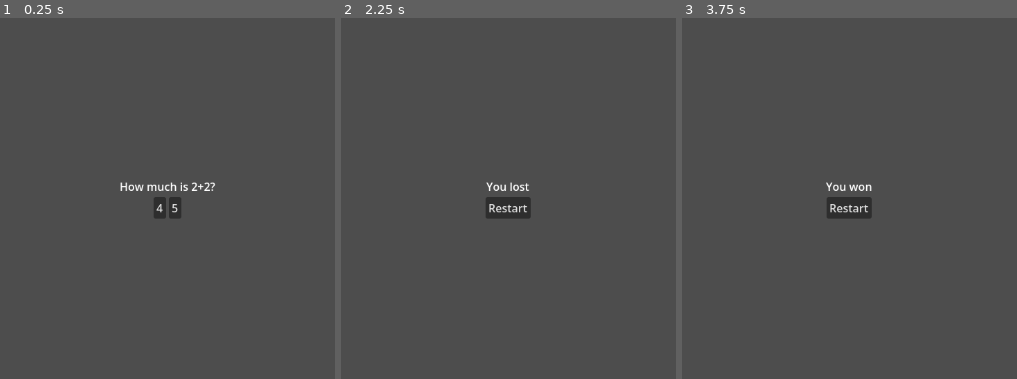
Above: before the commit, frames 1-3 (left to right).
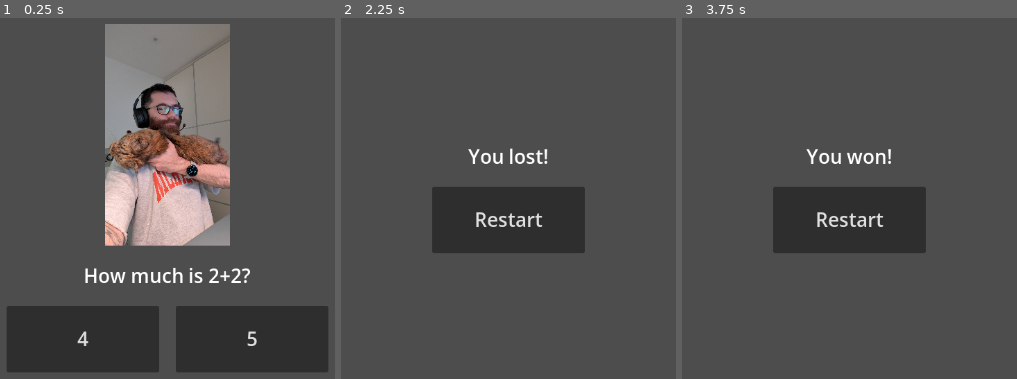
Above: after the commit, the same moments.

Repository: maxarvan/GameAsPresent
Game: Godot game, scene res://scenes/main.tscn
Two runs of this game, one before a commit and one after it. Both use one fixed random seed, a clock stepped at 60 frames per second and the inputs below.
Inputs:
- Up to frame 1 (0.25 s): no input
- Up to frame 2 (2.25 s): click "4" at 0.5 s; click "Restart" at 1.25 s; click "5" at 2 s
- Up to frame 3 (3.75 s): click "Restart" at 2.75 s; click "4" at 3.5 s

The runs differ from the first frame. In frame 1, 40% of the frame differs, in the area x 2-98%, y 1-99%; in frame 2, 8.2%; in frame 3, 8.2%.

Commit message:
Drive quiz content from data/quiz.json and data/photo.jpg at runtime
Question, answer options, and result messages are no longer hardcoded
in the scene - they're fetched over HTTP from quiz.json and photo.jpg,
which sit next to index.html and are excluded from Godot's resource
scan (data/.gdignore). Editing the JSON or swapping the photo needs no
Godot rebuild, just a redeploy.

Also fixes canvas_resize_policy (was leaving the game at a fixed
1152x648 regardless of window size) so the layout actually adapts to
phone-sized viewports, and enlarges buttons for touch targets.

Diff:
--- /dev/null
+++ b/data/quiz.json
@@ -0,0 +1,8 @@
+{
+  "photo": "photo.jpg",
+  "question": "How much is 2+2?",
+  "right_answer": "4",
+  "wrong_answer": "5",
+  "right_message": "You won!",
+  "wrong_message": "You lost!"
+}
--- a/scenes/main.tscn
+++ b/scenes/main.tscn
@@ -21,37 +21,58 @@
 
 [node name="VBoxContainer" type="VBoxContainer" parent="CenterContainer"]
 layout_mode = 2
+theme_override_constants/separation = 24
 alignment = 1
+
+[node name="PhotoRect" type="TextureRect" parent="CenterContainer/VBoxContainer"]
+custom_minimum_size = Vector2(320, 320)
+layout_mode = 2
+size_flags_horizontal = 4
+expand_mode = 1
+stretch_mode = 5
 
 [node name="QuestionLabel" type="Label" parent="CenterContainer/VBoxContainer"]
 layout_mode = 2
+theme_override_font_sizes/font_size = 28
 horizontal_alignment = 1
 text = "How much is 2+2?"
 
 [node name="HBoxContainer" type="HBoxContainer" parent="CenterContainer/VBoxContainer"]
 layout_mode = 2
+theme_override_constants/separation = 24
 alignment = 1
 
-[node name="Button4" type="Button" parent="CenterContainer/VBoxContainer/HBoxContainer"]
+[node name="RightButton" type="Button" parent="CenterContainer/VBoxContainer/HBoxContainer"]
+custom_minimum_size = Vector2(220, 96)
 layout_mode = 2
+theme_override_font_sizes/font_size = 28
 text = "4"
 
-[node name="Button5" type="Button" parent="CenterContainer/VBoxContainer/HBoxContainer"]
+[node name="WrongButton" type="Button" parent="CenterContainer/VBoxContainer/HBoxContainer"]
+custom_minimum_size = Vector2(220, 96)
 layout_mode = 2
+theme_override_font_sizes/font_size = 28
 text = "5"
 
 [node name="ResultLabel" type="Label" parent="CenterContainer/VBoxContainer"]
 visible = false
 layout_mode = 2
+theme_override_font_sizes/font_size = 28
 horizontal_alignment = 1
 text = ""
 
 [node name="RestartButton" type="Button" parent="CenterContainer/VBoxContainer"]
 visible = false
+custom_minimum_size = Vector2(220, 96)
 layout_mode = 2
+theme_override_font_sizes/font_size = 28
 size_flags_horizontal = 4
 text = "Restart"
 
-[connection signal="pressed" from="CenterContainer/VBoxContainer/HBoxContainer/Button4" to="." method="_on_button_4_pressed"]
-[connection signal="pressed" from="CenterContainer/VBoxContainer/HBoxContainer/Button5" to="." method="_on_button_5_pressed"]
+[node name="QuizRequest" type="HTTPRequest" parent="."]
+
+[node name="PhotoRequest" type="HTTPRequest" parent="."]
+
+[connection signal="pressed" from="CenterContainer/VBoxContainer/HBoxContainer/RightButton" to="." method="_on_right_button_pressed"]
+[connection signal="pressed" from="CenterContainer/VBoxContainer/HBoxContainer/WrongButton" to="." method="_on_wrong_button_pressed"]
 [connection signal="pressed" from="CenterContainer/VBoxContainer/RestartButton" to="." method="_on_restart_button_pressed"]
--- a/scripts/main.gd
+++ b/scripts/main.gd
@@ -1,20 +1,87 @@
 extends Control
 
+@onready var photo_rect: TextureRect = $CenterContainer/VBoxContainer/PhotoRect
 @onready var question_label: Label = $CenterContainer/VBoxContainer/QuestionLabel
 @onready var answers_box: HBoxContainer = $CenterContainer/VBoxContainer/HBoxContainer
+@onready var right_button: Button = $CenterContainer/VBoxContainer/HBoxContainer/RightButton
+@onready var wrong_button: Button = $CenterContainer/VBoxContainer/HBoxContainer/WrongButton
 @onready var result_label: Label = $CenterContainer/VBoxContainer/ResultLabel
 @onready var restart_button: Button = $CenterContainer/VBoxContainer/RestartButton
+@onready var quiz_request: HTTPRequest = $QuizRequest
+@onready var photo_request: HTTPRequest = $PhotoRequest
+
+var quiz_data: Dictionary = {}
+var base_url: String = ""
 
 
-func _on_button_4_pressed() -> void:
-	_show_result("You won")
+func _ready() -> void:
+	quiz_request.request_completed.connect(_on_quiz_loaded)
+	photo_request.request_completed.connect(_on_photo_loaded)
+
+	if OS.has_feature("web"):
+		base_url = JavaScriptBridge.eval("window.location.href.replace(/[^/]*$/, '')", true)
+		quiz_request.request(base_url + "quiz.json")
+	else:
+		_load_quiz_from_bytes(FileAccess.get_file_as_bytes("res://data/quiz.json"))
 
 
-func _on_button_5_pressed() -> void:
-	_show_result("You lost")
+func _on_quiz_loaded(_result: int, response_code: int, _headers: PackedStringArray, body: PackedByteArray) -> void:
+	if response_code != 200:
+		push_error("Failed to load quiz.json (HTTP %d)" % response_code)
+		return
+	_load_quiz_from_bytes(body)
+
+
+func _on_photo_loaded(_result: int, response_code: int, _headers: PackedStringArray, body: PackedByteArray) -> void:
+	if response_code != 200:
+		push_error("Failed to load photo (HTTP %d)" % response_code)
+		return
+	_load_photo_from_bytes(body)
+
+
+func _load_quiz_from_bytes(bytes: PackedByteArray) -> void:
+	if bytes.is_empty():
+		push_error("quiz.json is empty or missing")
+		return
+	var parsed = JSON.parse_string(bytes.get_string_from_utf8())
+	if typeof(parsed) != TYPE_DICTIONARY:
+		push_error("quiz.json is not valid JSON")
+		return
+	quiz_data = parsed
+	question_label.text = quiz_data.get("question", "")
+	right_button.text = quiz_data.get("right_answer", "")
+	wrong_button.text = quiz_data.get("wrong_answer", "")
+
+	var photo_filename: String = quiz_data.get("photo", "")
+	if photo_filename.is_empty():
+		return
+	if OS.has_feature("web"):
+		photo_request.request(base_url + photo_filename)
+	else:
+		_load_photo_from_bytes(FileAccess.get_file_as_bytes("res://data/" + photo_filename))
+
+
+func _load_photo_from_bytes(bytes: PackedByteArray) -> void:
+	if bytes.is_empty():
+		push_error("Photo file is empty or missing")
+		return
+	var image := Image.new()
+	if image.load_jpg_from_buffer(bytes) != OK:
+		push_error("Could not decode photo")
+		return
+	photo_rect.texture = ImageTexture.create_from_image(image)
+
+
+func _on_right_button_pressed() -> void:
+	_show_result(quiz_data.get("right_message", ""))
+
+
+func _on_wrong_button_pressed() -> void:
+	_show_result(quiz_data.get("wrong_message", ""))
 
 
 func _on_restart_button_pressed() -> void:
+	photo_rect.visible = true
 	question_label.visible = true
 	answers_box.visible = true
 	result_label.visible = false
@@ -22,6 +89,7 @@
 
 
 func _show_result(text: String) -> void:
+	photo_rect.visible = false
 	question_label.visible = false
 	answers_box.visible = false
 	result_label.text = text
Not shown, added: data/.gdignore
Binary file added: data/photo.jpg
Not shown, changed: export_presets.cfg
Not shown, changed: .github/workflows/deploy-pages.yml
Not shown, added: tools/export-web.ps1
